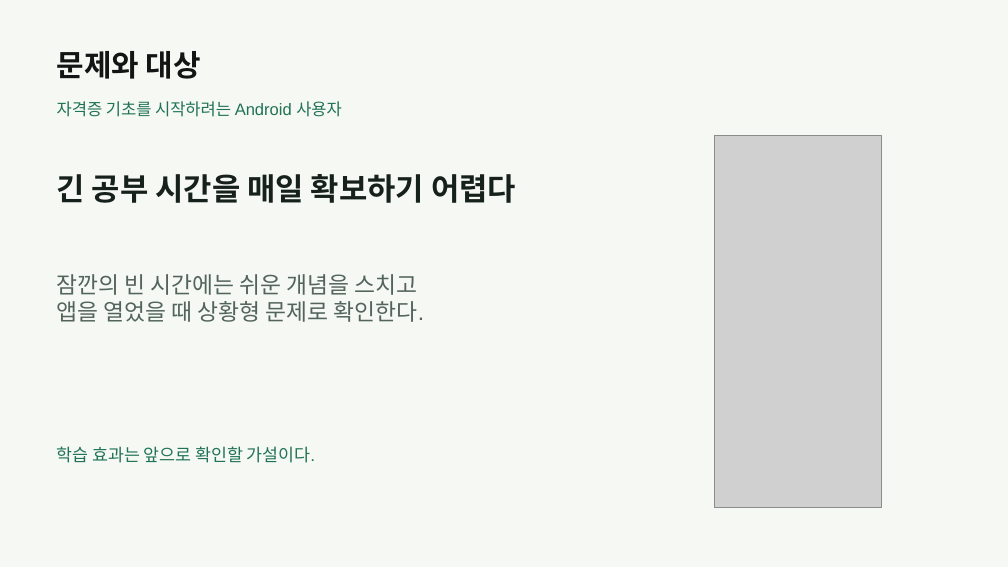
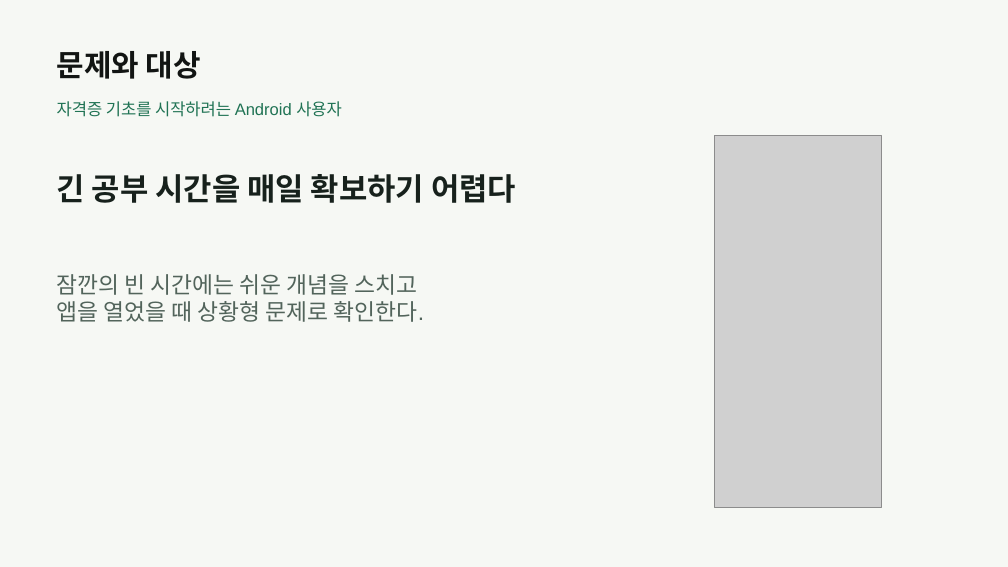
Before and after one commit to larklaon/N_Final_Project, a slide deck: slide 2 of presentation/teum-knowledge-course-project.pptx. Drawn at 1008x567 pixels with LibreOffice and Linux fonts; fonts in the diff are those of the drawing; grey boxes stand for pictures. Boxes give left, top, right and bottom in pixels: in the first picture for what was removed or moved away, otherwise in the second. Text is boxed around its words. In the diff, an @@ line names an element or a change of style, - is before the commit and + after.

```diff
--- a/presentation/teum-knowledge-course-project.pptx
+++ b/presentation/teum-knowledge-course-project.pptx
@@ text removed at (x1=57, y1=446, x2=315, y2=463) @@
-학습 효과는 앞으로 확인할 가설이다.
```
Also in this commit, not shown: 7 other files.
